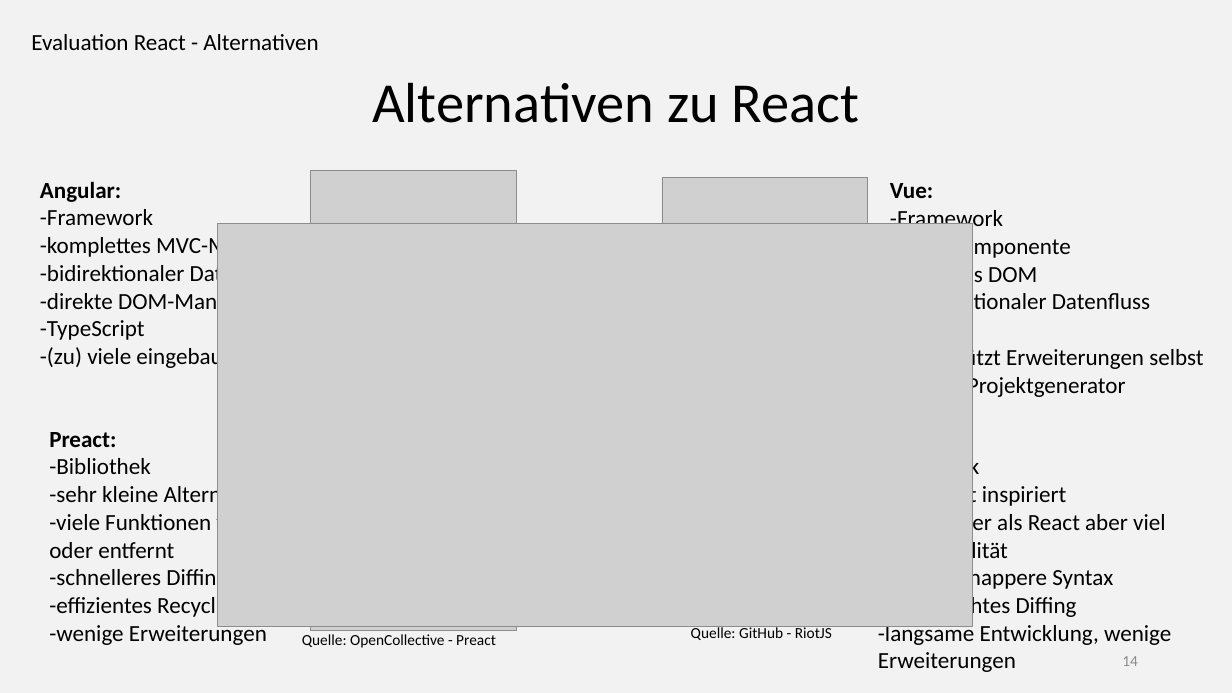
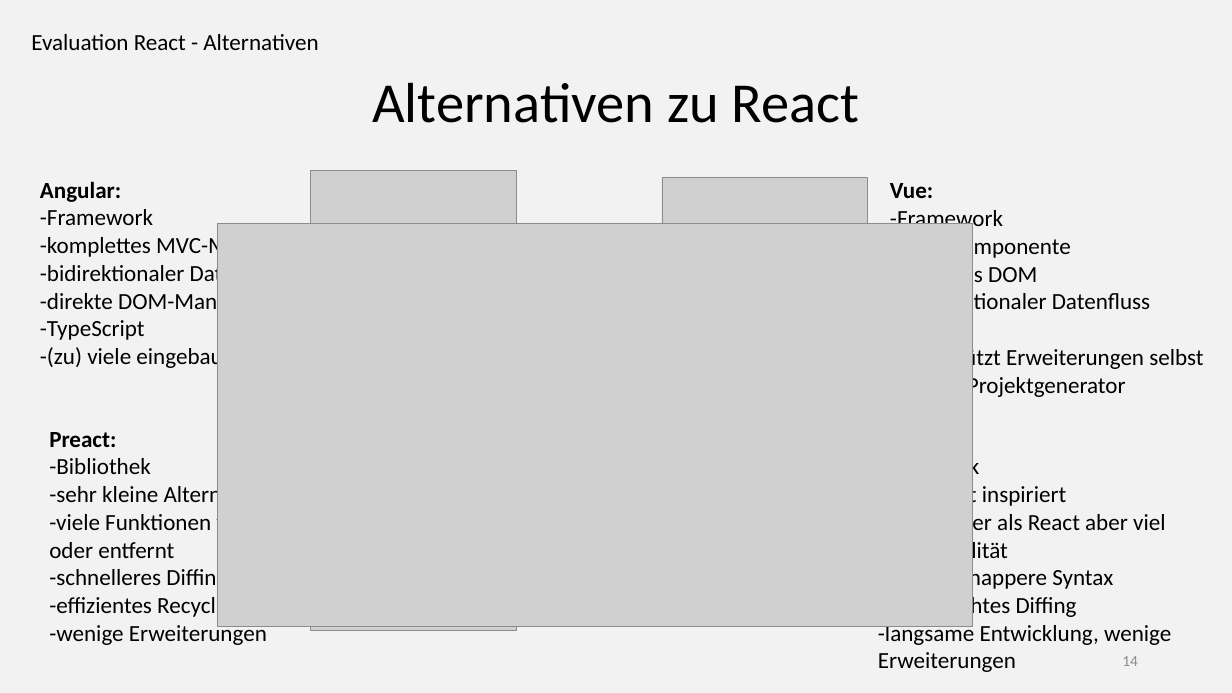
Before and after one commit to mikehengge/LogikLehrtoolsReact, a slide deck: slide 14 of Präsentation Abschlussarbeit.pptx. Drawn at 1232x693 pixels with LibreOffice and Linux fonts; fonts in the diff are those of the drawing; grey boxes stand for pictures. Boxes give left, top, right and bottom in pixels: in the first picture for what was removed or moved away, otherwise in the second. Text is boxed around its words. In the diff, an @@ line names an element or a change of style, - is before the commit and + after.

Commit message:
Further changes

```diff
--- a/Präsentation Abschlussarbeit.pptx
+++ b/Präsentation Abschlussarbeit.pptx
@@ text removed at [691,626,832,640] @@
-Quelle: GitHub - RiotJS
@@ text removed at [302,634,496,648] @@
-Quelle: OpenCollective - Preact
```
